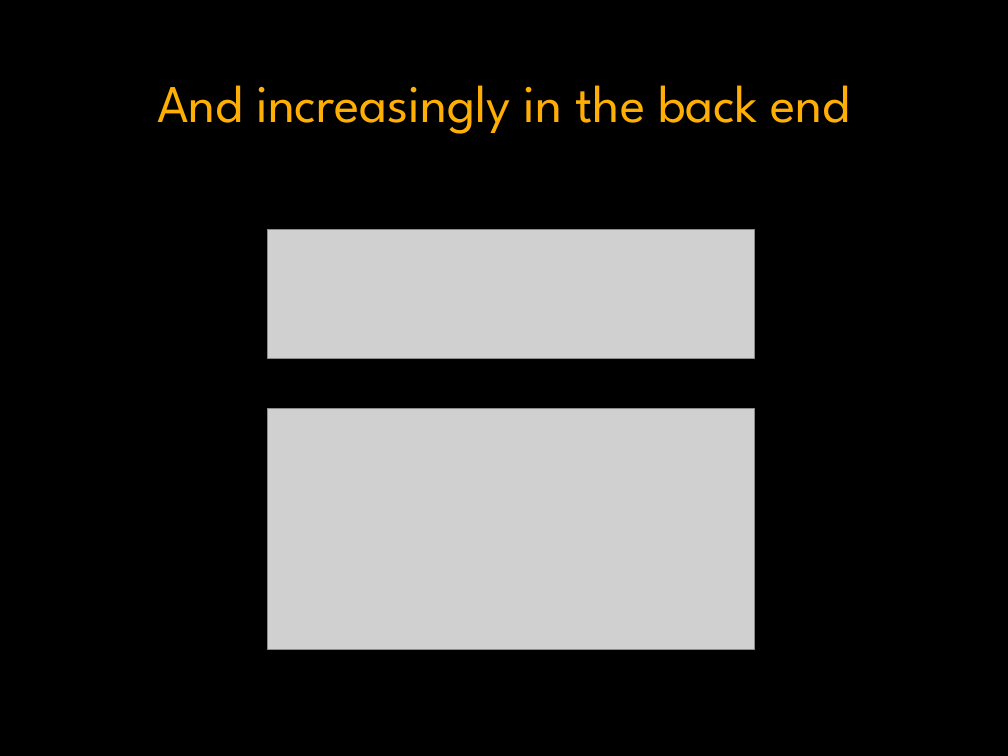
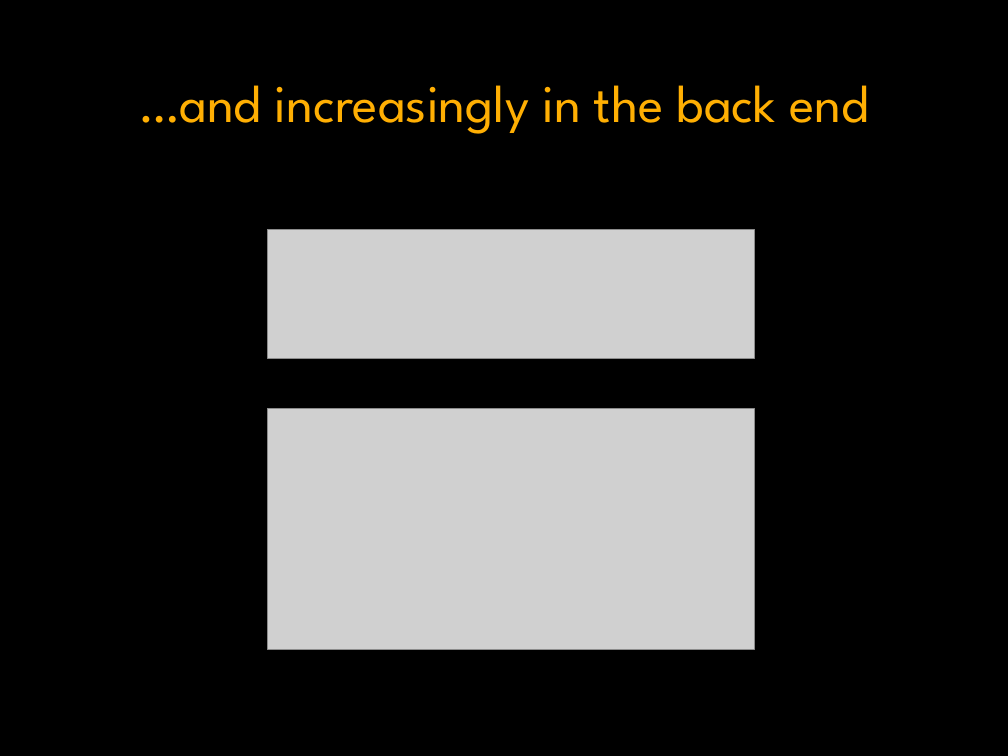
Before and after one commit to grassdog/jasmine-talk, a slide deck: slide 4 of jasmine.pptx (slide 5 before the commit). Drawn at 1008x756 pixels with LibreOffice and Linux fonts; fonts in the diff are those of the drawing; grey boxes stand for pictures; background and template pictures are left out. Boxes give left, top, right and bottom in pixels: in the first picture for what was removed or moved away, otherwise in the second. Text is boxed around its words. In the diff, an @@ line names an element or a change of style, - is before the commit and + after.

```diff
--- a/jasmine.pptx
+++ b/jasmine.pptx
@@ title at <box>139,85,868,134</box>: text changed @@
-And increasingly in the back end
+…and increasingly in the back end
```
Also in this commit, not shown: 4 other slides changed, 1 slide added, 1 slide removed.
